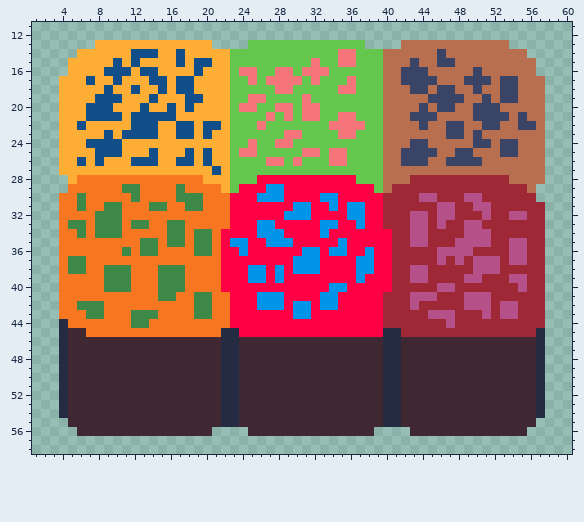
Pixel-art file, stored at Breakable/stall.aseprite. That is the earlier state.
64x64 pixels, 1 frame. Shown: x 1..60, y 11..58.
After:
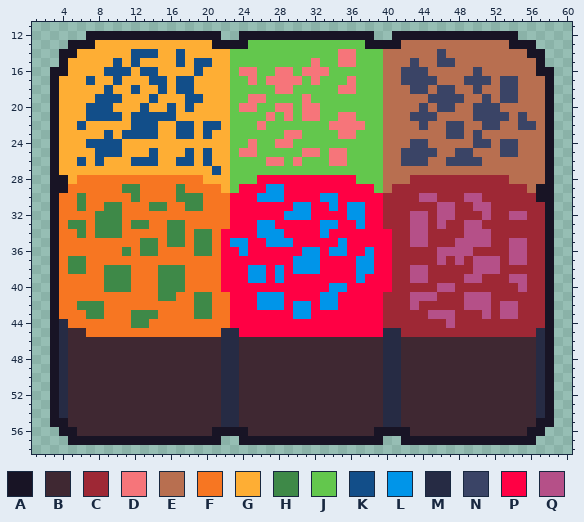
Palette (. is transparent): A #181425  B #3f2832  C #9e2835  D #f6757a  E #b86f50  F #f77622  G #feae34  H #3e8948  J #63c74d  K #124e89  L #0095e9  M #262b44  N #3a4466  P #ff0044  Q #b55088
Difference:
Changed rows in their new state; - is an unchanged pixel.
first column x 3:
12 ----AAAAAAAAAAAAAAA--AAAAAAAAAAAAAAA--AAAAAAAAAAAAAA----
13 --AAA-------------AAAA-------------AAAA------------AAA--
14 -AA--------------------------------------------------AA-
15 -A----------------------------------------------------A-
16 AA----------------------------------------------------AA
17 A------------------------------------------------------A
18 A------------------------------------------------------A
19 A------------------------------------------------------A
20 A------------------------------------------------------A
21 A------------------------------------------------------A
22 A------------------------------------------------------A
23 A------------------------------------------------------A
24 A------------------------------------------------------A
25 A------------------------------------------------------A
26 A------------------------------------------------------A
27 A------------------------------------------------------A
28 AA-----------------------------------------------------A
29 AA----------------------------------------------------AA
30 A-----------------------------------------------------AA
31 A------------------------------------------------------A
32 A------------------------------------------------------A
33 A------------------------------------------------------A
34 A------------------------------------------------------A
35 A------------------------------------------------------A
36 A------------------------------------------------------A
37 A------------------------------------------------------A
38 A------------------------------------------------------A
39 A------------------------------------------------------A
40 A------------------------------------------------------A
41 A------------------------------------------------------A
42 A------------------------------------------------------A
43 A------------------------------------------------------A
44 A------------------------------------------------------A
45 A------------------------------------------------------A
46 A------------------------------------------------------A
47 A------------------------------------------------------A
48 A------------------------------------------------------A
49 A------------------------------------------------------A
50 A------------------------------------------------------A
51 A------------------------------------------------------A
52 A------------------------------------------------------A
53 A------------------------------------------------------A
54 A------------------------------------------------------A
55 AA----------------------------------------------------AA
56 -AA---------------AAAA--------------AAAA-------------AA-
57 --AAAAAAAAAAAAAAAAA--AAAAAAAAAAAAAAAA--AAAAAAAAAAAAAAA--
Where, in picture pixels (left, top, right, bottom), the same in both pictures:
added: (50, 31, 554, 445)
